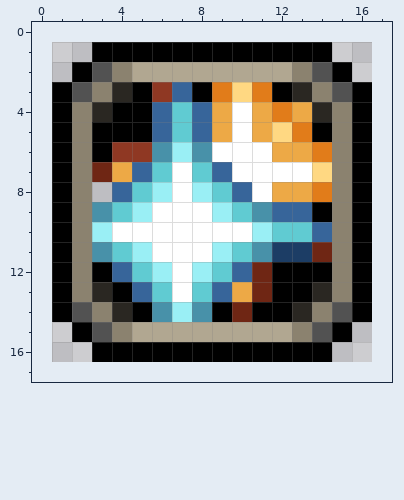
Two versions of one pixel-art sprite, items/active/arcana_bags/2.png. This is how it looked before the edit.
The file is 16x16 pixels. Colours within 5 levels of each other are drawn and written as one. The old version is drawn lined up with the new one, on the new canvas.
Once edited:
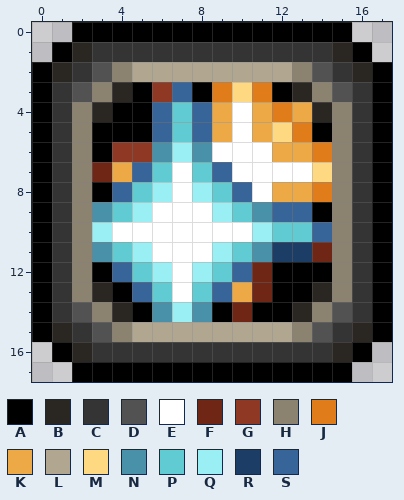
Palette (. is transparent): A #000000  B #2a2722  C #343434  D #525252  E #ffffff  F #6f2614  G #8f3823  H #8b826f  J #e17c1a  K #eda946  L #b1a791  M #ffd882  N #4891a9  P #60cbd2  Q #9aeff5  R #1c3d65  S #37659a
From old to new:
canvas 16x16 -> 18x18, the old top-left corner now at 1,1
y 0: x 2..15 .............. -> AAAAAAAAAAAAAA
y 1: x 1..16 ..AAAAAAAAAAAA.. -> ABCCCCCCCCCCCCBA
y 2: x 0..2 ..A -> ABC; x 15..17 A.. -> CBA
y 3..7: x 0..1 .A -> AC; x 16..17 A. -> CA
y 8: x 0..1 .A -> AC; x 3 . -> A; x 16..17 A. -> CA
y 9..14: x 0..1 .A -> AC; x 16..17 A. -> CA
y 15: x 0..2 ..A -> ABC; x 15..17 A.. -> CBA
y 16: x 1..16 ..AAAAAAAAAAAA.. -> ABCCCCCCCCCCCCBA
y 17: x 2..15 .............. -> AAAAAAAAAAAAAA
